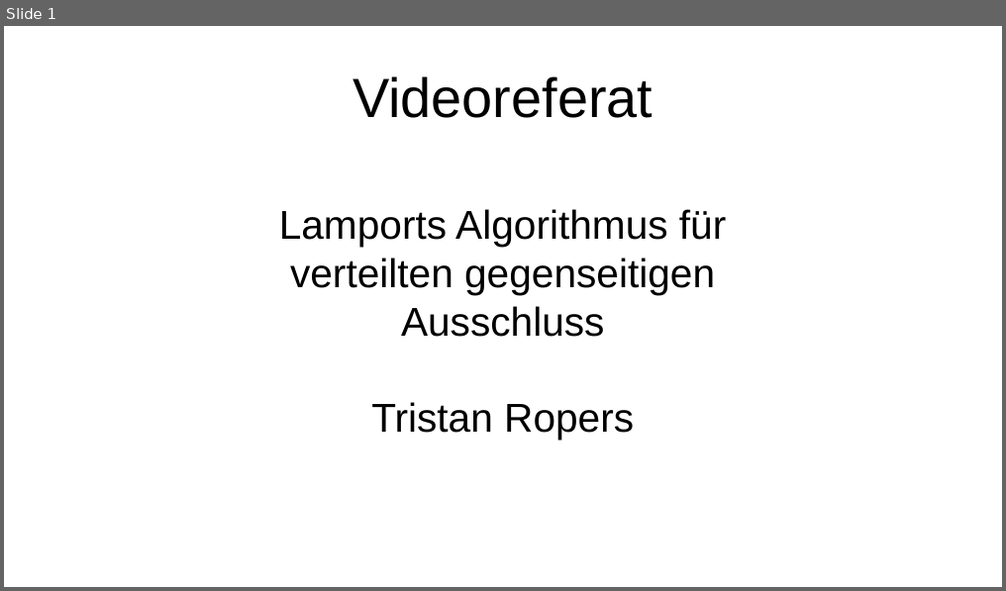
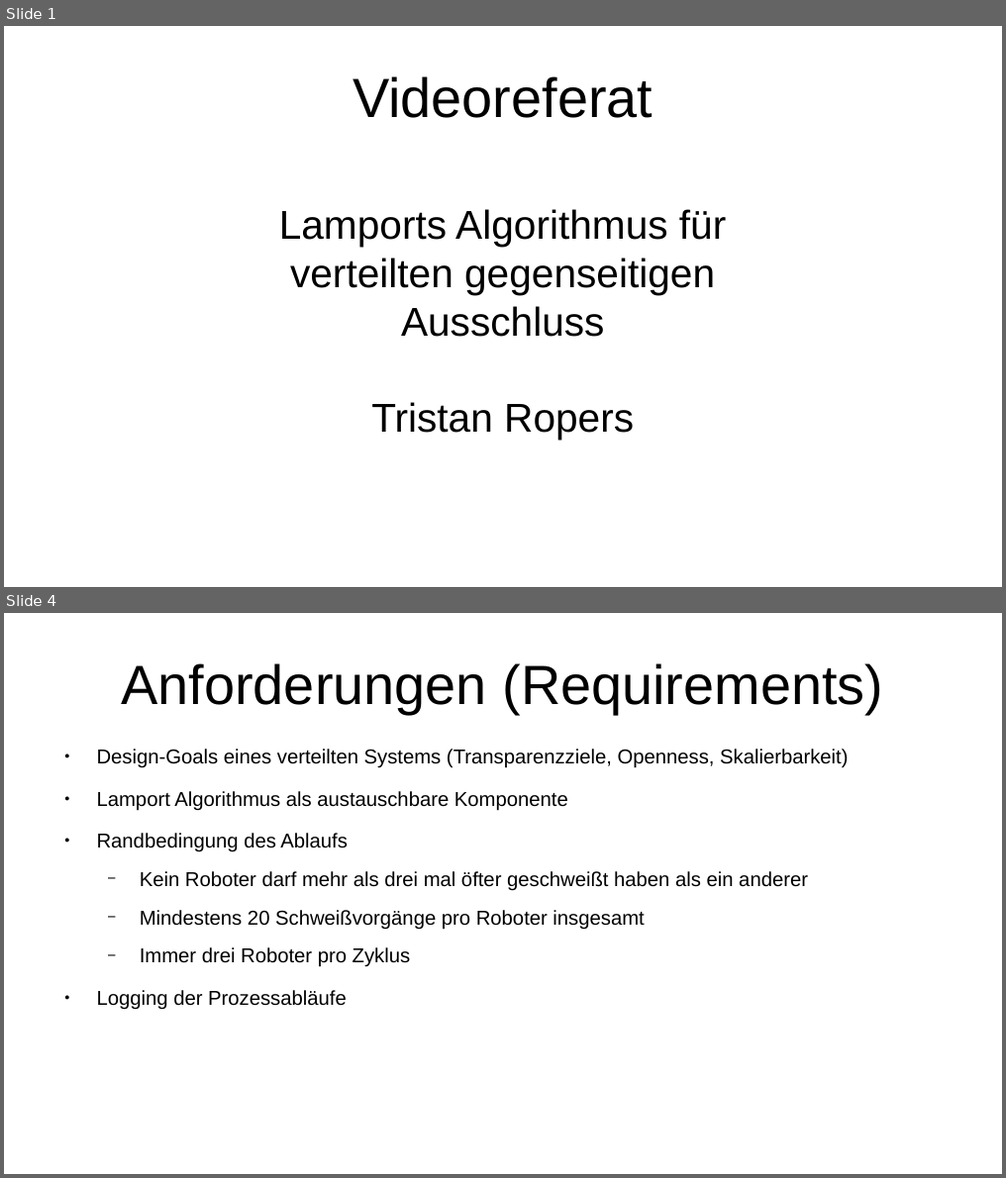
Before and after one commit to tropers/vs-wise202021-ausarbeitung, a slide deck: presentation/presentation.odp. Shown one above the other, each under a label of ours: slide 1 before the commit, slides 1 and 4 after it; the slides between them are not shown. The pictures are 1006x591 and 1006x1178 pixels, drawn with LibreOffice and Linux fonts; fonts in the diff are those of the drawing. Boxes give left, top, right and bottom in pixels: in the first picture for what was removed or moved away, otherwise in the second. Text is boxed around its words. In the diff, an @@ line names an element or a change of style, - is before the commit and + after.

```diff
--- a/presentation/presentation.odp
+++ b/presentation/presentation.odp
@@ slide 4 added at [4, 613, 1002, 1174], background #FFFFFF @@
@@ title added at [121, 663, 883, 714], 44 pt, text #000000 @@
+Anforderungen (Requirements)
@@ text added at [97, 749, 847, 1010], 16 pt, text #000000 @@
+● Design-Goals eines verteilten Systems (Transparenzziele, Openness, Skalierbarkeit)
+● Lamport Algorithmus als austauschbare Komponente
+● Randbedingung des Ablaufs
+  − Kein Roboter darf mehr als drei mal öfter geschweißt haben als ein anderer
+  − Mindestens 20 Schweißvorgänge pro Roboter insgesamt
+  − Immer drei Roboter pro Zyklus
+● Logging der Prozessabläufe
```
Also in this commit, not shown: 13 other slides added, 1 slide removed, 9 other files.
